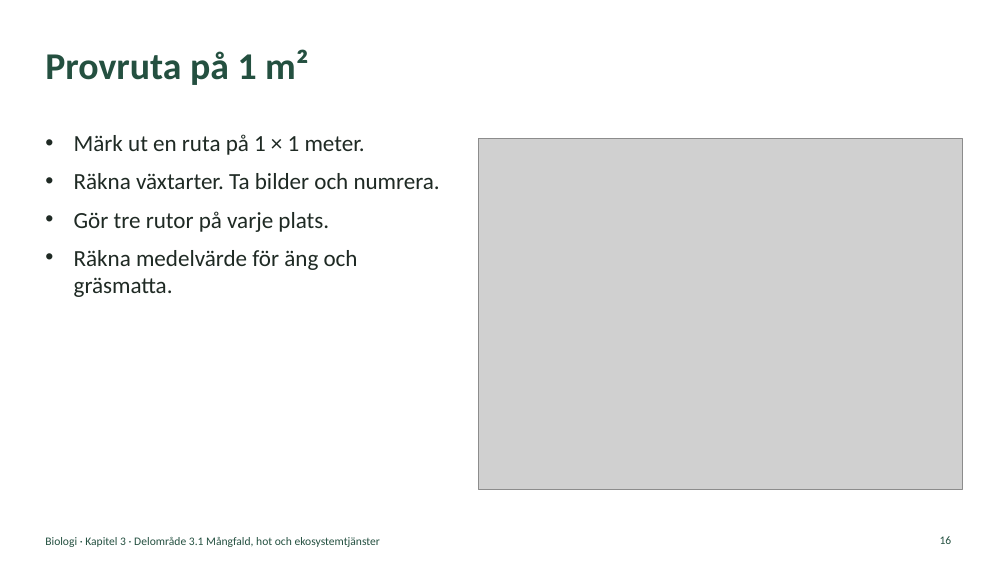
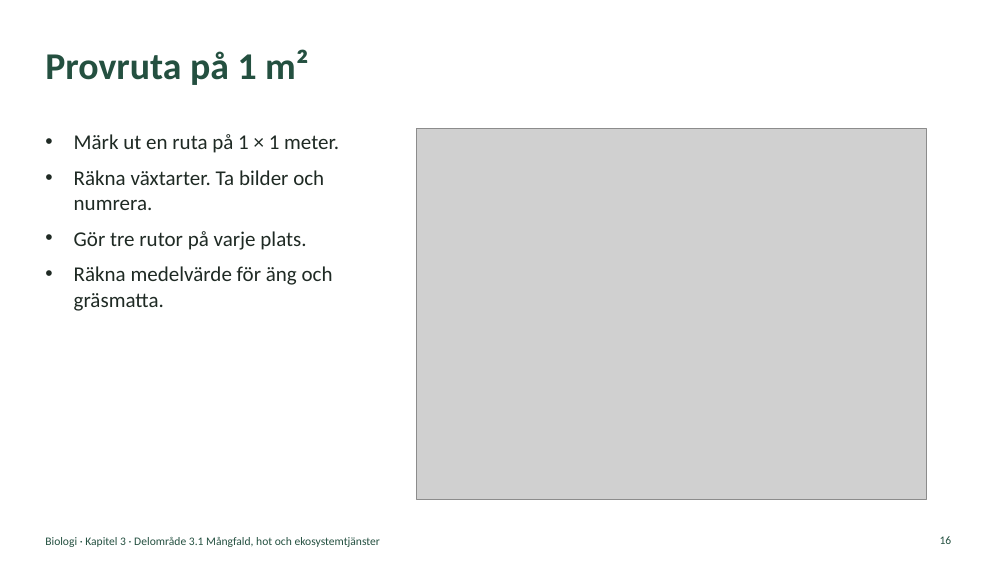
Before and after one commit to sweviktor95/pluggis, a slide deck: slide 16 of planering/biologi-omrade3/biologi-3-1-mangfald-hot-och-ekosystemtjanster.pptx. Drawn at 1008x567 pixels with LibreOffice and Linux fonts; fonts in the diff are those of the drawing; grey boxes stand for pictures. Boxes give left, top, right and bottom in pixels: in the first picture for what was removed or moved away, otherwise in the second. Text is boxed around its words. In the diff, an @@ line names an element or a change of style, - is before the commit and + after.

```diff
--- a/planering/biologi-omrade3/biologi-3-1-mangfald-hot-och-ekosystemtjanster.pptx
+++ b/planering/biologi-omrade3/biologi-3-1-mangfald-hot-och-ekosystemtjanster.pptx
@@ text "Märk ut en ruta på ..." at [74,134,339,311]: size 22 to 20 pt @@
@@ picture: place and size @@
-picture at [479,138,963,490]
+picture at [417,129,927,499]
```
Also in this commit, not shown: 5 other slides changed, 32 other files.
